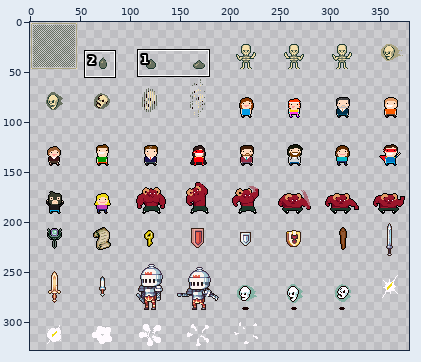
Two versions of one sprite sheet, bin/data/bitmaps/sprites_grid-x.png. The picture above shows the old version from afar; the outline marks the close-up.
Close-up. As it was:
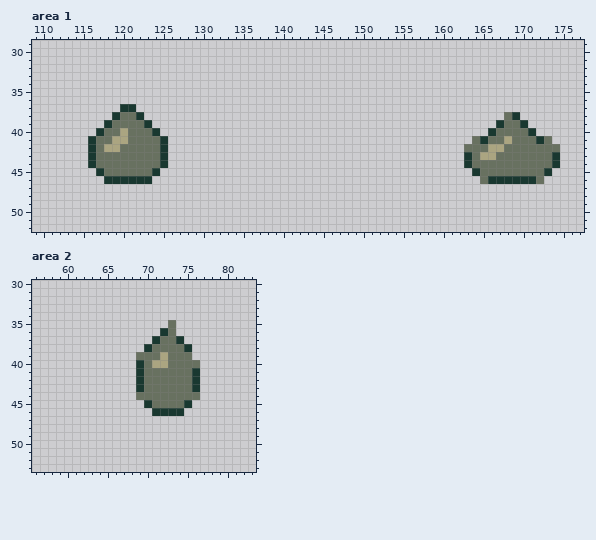
The file is 384x336 pixels. Colours within 5 levels of each other are drawn and written as one. Shown: area 1: x 109..177, y 29..52; area 2: x 56..83, y 30..53. The wide view leaves out empty margins.
New version:
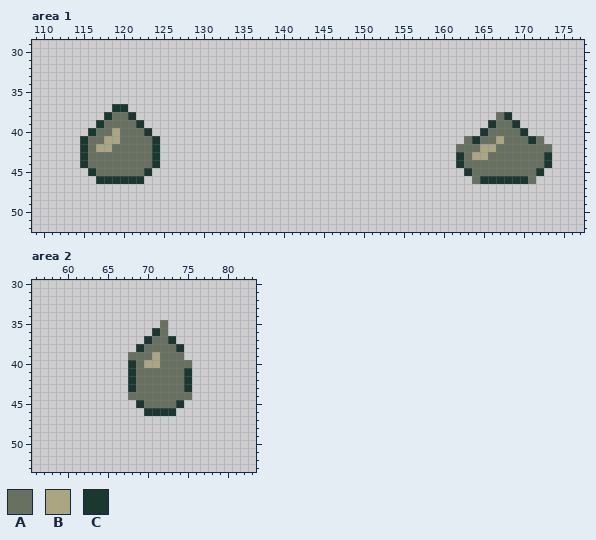
Palette (. is transparent): A #687160  B #aba581  C #193830
The commit says: Add blob animation
The edit:
Area 1:
Colour A now appears in row 38 at x 167; in row 41 at x 163; in row 42 at x 162; in row 46 at x 164.
The author changed colour B to colour A in row 40 at x 120; in row 41 at x 120 and 168; in row 42 at x 119 and 167; in row 43 at x 166.
The author changed colour C to colour A in row 38 at x 119; in row 39 at x 118 and 167; in row 40 at x 117 and 166; in row 41 at x 116, 165 and 172; in row 42 at x 116; in rows 43 to 44 at x 116 and 163.
The author changed colour C to colour A in row 45 at x 117 and 164; in row 46 at x 171.
The author changed colour A to colour B in row 40 at x 119; in row 41 at x 118 and 167; in row 42 at x 117 and 165; in row 43 at x 164.
Colour C now appears in row 37 at x 119; in row 38 at x 118; in row 39 at x 117 and 166; in row 40 at x 116 and 165; in rows 41 to 42 at x 115; in rows 43 to 44 at x 115 and 162.
Colour C now appears in row 45 at x 116 and 163; in row 46 at x 117.
The author changed colour A to colour C in row 38 at x 121 and 168; in row 39 at x 122 and 169; in row 40 at x 123 and 170; in row 41 at x 124, 164 and 171; in row 42 at x 124; in rows 43 to 44 at x 124 and 173.
The author changed colour A to colour C in row 45 at x 123 and 172; in row 46 at x 165.
Colour A is gone in row 41 at x 173; in row 42 at x 174; in row 46 at x 172.
Colour C is gone in row 37 at x 121; in row 38 at x 122 and 169; in row 39 at x 123 and 170; in row 40 at x 124 and 171; in rows 41 to 42 at x 125; in rows 43 to 44 at x 125 and 174.
Colour C is gone in row 45 at x 124 and 173; in row 46 at x 123.
Area 2:
Colour A now appears in row 35 at x 72; in row 39 at x 68; in row 44 at x 68.
The author changed colour B to colour A in rows 39 to 40 at x 72.
The author changed colour C to colour A in row 36 at x 72; in row 37 at x 71; in row 38 at x 70; in rows 40 to 43 at x 69; in row 45 at x 70.
The author changed colour A to colour B in row 39 at x 71; in row 40 at x 70.
Colour C now appears in row 36 at x 71; in row 37 at x 70; in row 38 at x 69; in rows 40 to 43 at x 68; in row 45 at x 69; in row 46 at x 70.
The author changed colour A to colour C in row 37 at x 73; in row 38 at x 74; in rows 41 to 43 at x 75; in row 45 at x 74.
Colour A is gone in rows 35 to 36 at x 73; in row 39 at x 75; in row 40 at x 76; in row 44 at x 76.
Colour C is gone in row 37 at x 74; in row 38 at x 75; in rows 41 to 43 at x 76; in row 45 at x 75; in row 46 at x 74.
